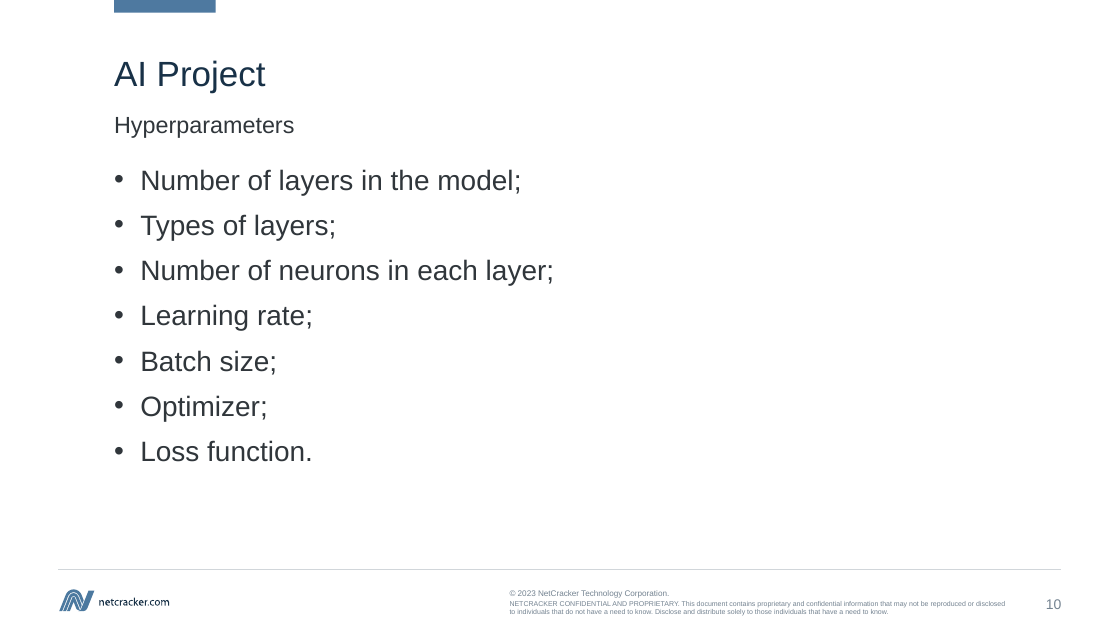
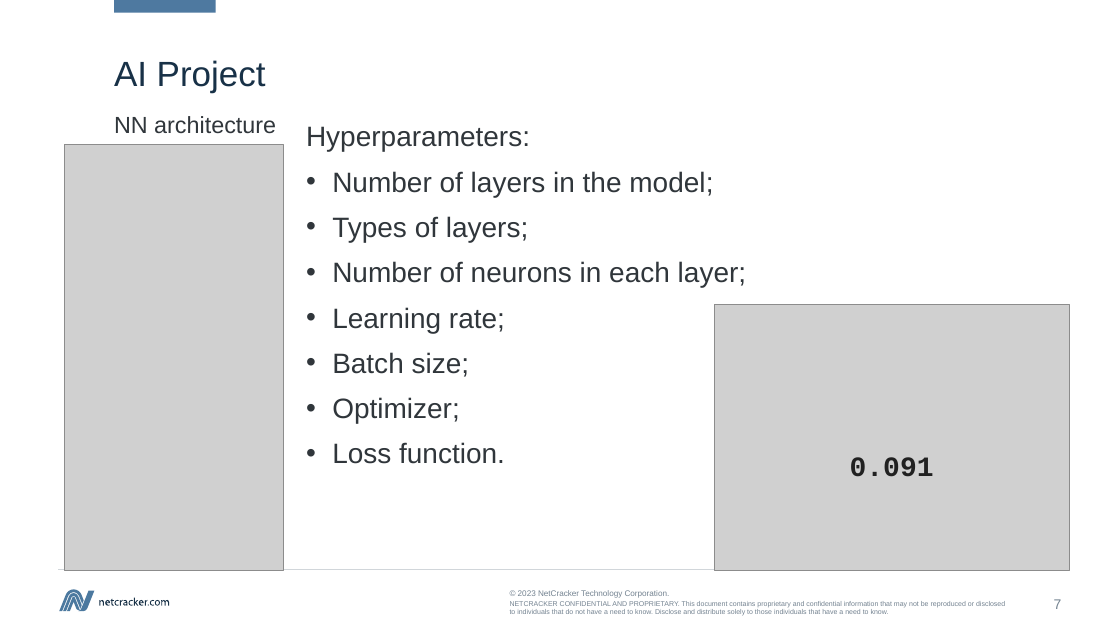
Before and after one commit to kvoloshenko/CLA, a slide deck: slide 7 of CLA_AI_01_en.pptx (slide 10 before the commit). Drawn at 1120x630 pixels with LibreOffice and Linux fonts; fonts in the diff are those of the drawing; grey boxes stand for pictures. Boxes give left, top, right and bottom in pixels: in the first picture for what was removed or moved away, otherwise in the second. Text is boxed around its words. In the diff, an @@ line names an element or a change of style, - is before the commit and + after.

```diff
--- a/CLA_AI_01_en.pptx
+++ b/CLA_AI_01_en.pptx
@@ text at bbox=[114, 116, 276, 134]: text changed @@
-Hyperparameters
+NN architecture
@@ text "Hyperparameters:": place and size @@
-text "Hyperparameters:" at bbox=[140, 169, 555, 462]
+text "Hyperparameters:" at bbox=[306, 126, 747, 464]
@@ picture added at bbox=[64, 145, 283, 571] @@
@@ text at bbox=[306, 126, 530, 152]: paragraph added @@
+Hyperparameters:
@@ picture added at bbox=[715, 304, 1070, 571] @@
@@ text added at bbox=[850, 457, 934, 477], 24 pt, text #212121, bold @@
+0.091
@@ page number at bbox=[1054, 599, 1062, 609]: text changed @@
-10
+7
```
Also in this commit, not shown: 3 other slides changed, 2 slides removed, 2 other files.
